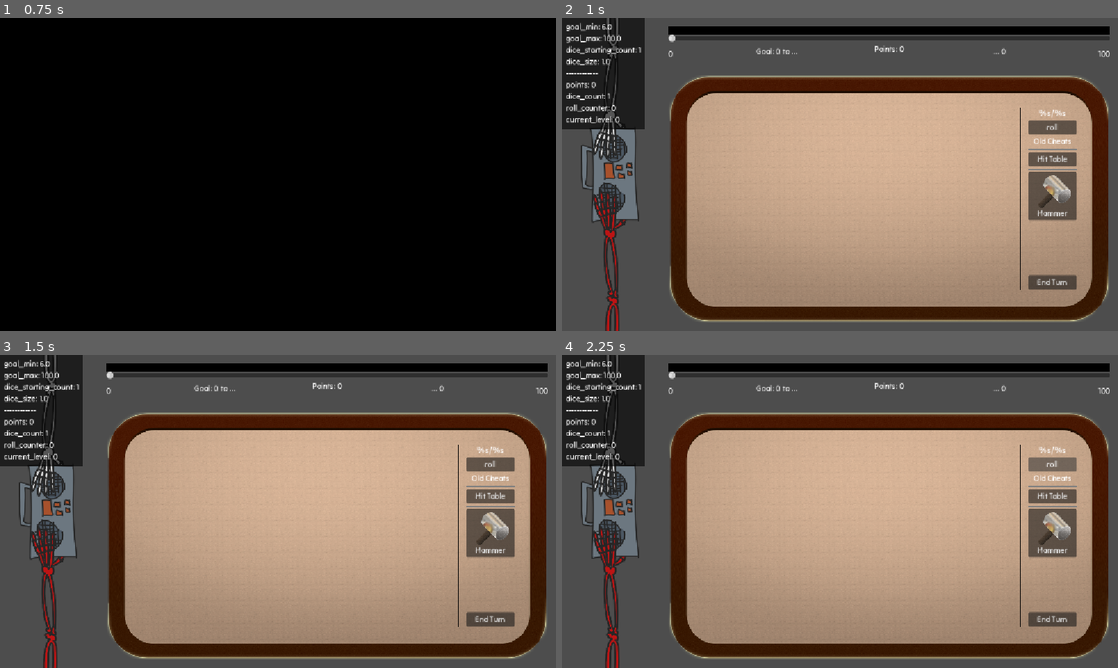
Above: before the commit, frames 1-4 (two rows, left to right).
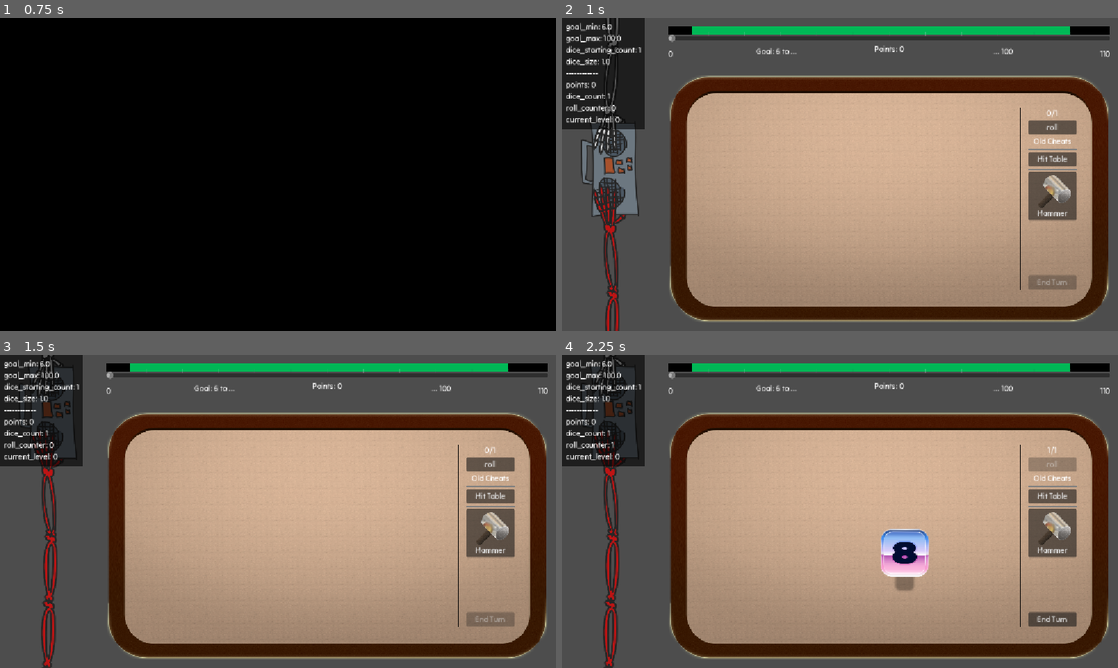
Above: after the commit, the same moments.

Repository: vhoyer/ludum_dare_60
Game: Godot game, scene res://stages/main_menu/main_menu.tscn
The game is run twice, just before and just after one commit, with the same random seed, the same clock (stepped at 60 frames per second) and the same inputs.
Inputs (mouse positions are in pixels of both pictures, inside the frame that each line leads up to):
- Up to frame 1 (0.75 s): click "start! ,)" at 0.5 s
- Up to frame 2 (1 s): no input
- Up to frame 3 (1.5 s): move the mouse to (400, 495) at 1.27 s; hold Right (ui_right) from 1.28 s (still down); tap K at 1.35 s; click (400, 495) at 1.42 s
- Up to frame 4 (2.25 s): release Right (ui_right) at 2 s; click "roll" at 2 s

Frame 1 is identical in both runs. In frame 2, 4.0% of the frame differs, in the area x 3-98%, y 1-100%; in frame 3, 5.5%; in frame 4, 6.9%, in the area x 3-98%, y 0-100%.
Error before the commit: Parse Error: Cannot infer the type of "goal_gauge_model" variable because the value doesn't have a set type. (res://stages/main/main.gd:40)

Commit message:
Fix: Cut Broken Outdated Code
Fixes remaining Gauge and gameplay.

Diff:
--- a/stages/main/main.gd
+++ b/stages/main/main.gd
@@ -37,7 +37,6 @@
 
 
 func _ready() -> void:
-	var goal_gauge_model:= goal_gauge.text
 	var labels_model:= rolls_label.text
 
 	SaveManager.data.watch(self, ['points', 'current_level'], func():
